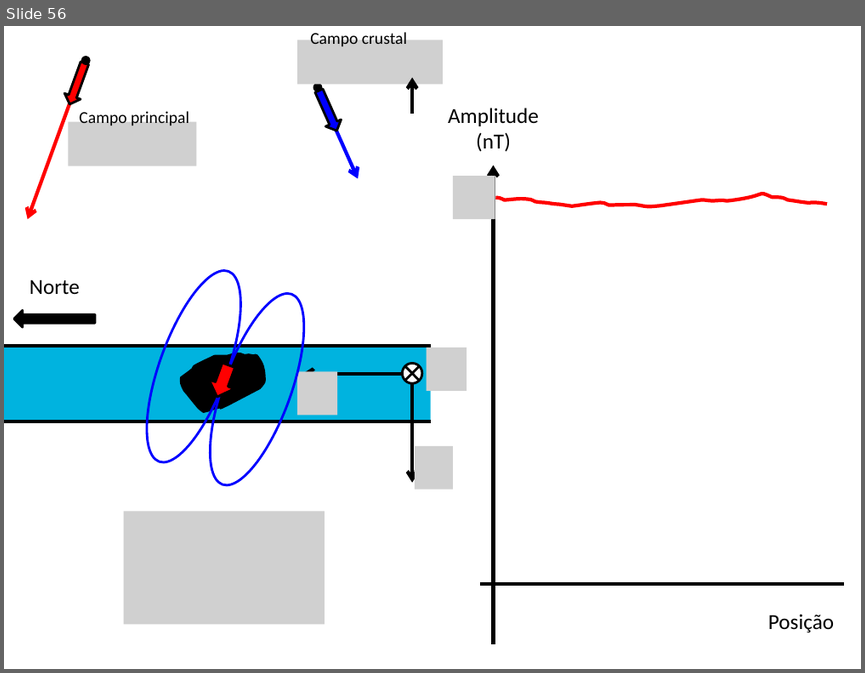
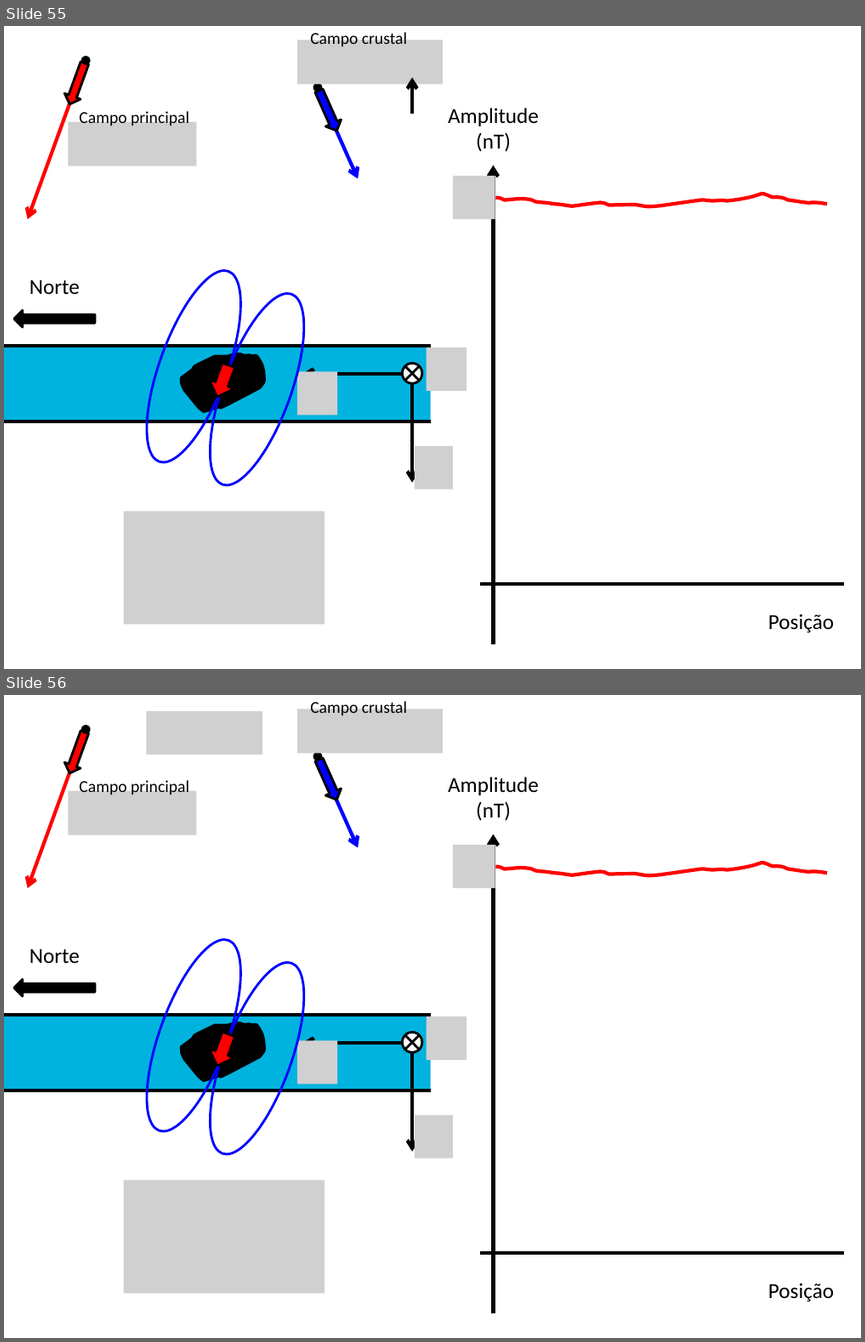
Before and after one commit to pinga-lab/CE-VII-SimBGf-2016, a slide deck: slides/4_anomalia_campo_total.pptx. Shown one above the other, each under a label of ours: slide 56 before the commit, slides 55 and 56 after it. The pictures are 865x673 and 865x1342 pixels, drawn with LibreOffice and Linux fonts; fonts in the diff are those of the drawing; grey boxes stand for pictures. Boxes give left, top, right and bottom in pixels: in the first picture for what was removed or moved away, otherwise in the second. Text is boxed around its words. In the diff, an @@ line names an element or a change of style, - is before the commit and + after.

```diff
--- a/slides/4_anomalia_campo_total.pptx
+++ b/slides/4_anomalia_campo_total.pptx
@@ slide 56 added at [4,695,861,1338], background #FFFFFF @@
@@ picture added at [146,711,262,755] @@
@@ picture added at [298,709,443,754] @@
@@ text added at [310,699,407,715], 14 pt, text #000000 @@
+Campo crustal
@@ arrow added from (86, 729) to (28, 888), #FF0000 3 pt @@
@@ down arrow added at [62,729,93,777], fill #FF0000, outline #000000 2 pt @@
@@ ellipse added at [83,726,90,732], fill #000000, outline #000000 2 pt @@
@@ down arrow added at [311,756,345,803], fill #0000FF, outline #000000 2 pt @@
@@ ellipse added at [314,754,321,760], fill #000000, outline #000000 2 pt @@
@@ arrow added from (317, 757) to (358, 847), #0000FF 3 pt @@
@@ picture added at [69,791,197,835] @@
@@ text added at [79,780,189,795], 14 pt, text #000000 @@
+Campo principal
@@ text added at [448,777,539,821], 18 pt, text #000000 @@
+Amplitude (nT)
@@ freeform shape added at [495,811,826,930], outline #FF0000 3 pt @@
@@ picture added at [453,845,496,888] @@
@@ arrow added from (494, 1313) to (494, 834), #000000 3 pt @@
@@ text added at [30,948,80,963], 18 pt, text #000000 @@
+Norte
@@ ellipse added at [127,929,260,1142], outline #0000FF 2 pt @@
@@ ellipse added at [191,952,324,1165], outline #0000FF 2 pt @@
@@ right arrow added at [14,980,95,997], fill #000000, outline #000000 2 pt @@
@@ rectangle added at [4,1015,431,1090], fill #00B3DF @@
@@ line added from (4, 1015) to (431, 1015), #000000 3 pt @@
@@ freeform shape added at [177,1004,273,1091], fill #000000, outline #000000 2 pt @@
@@ group added at [298,1016,466,1157]: 3 pictures, 2 arrows, 1 flow chart summing junction @@
@@ down arrow added at [205,1029,241,1070], fill #FF0000, outline #000000 2 pt @@
@@ line added from (4, 1091) to (431, 1091), #000000 3 pt @@
@@ picture added at [124,1180,324,1293] @@
@@ line added from (479, 1253) to (844, 1253), #000000 3 pt @@
@@ text added at [768,1282,834,1302], 18 pt, text #000000 @@
+Posição
@@ what was slide 56 is now slide 55 @@
```
Also in this commit, not shown: 18 slides changed, 3 other slides added, 1 slide removed.
